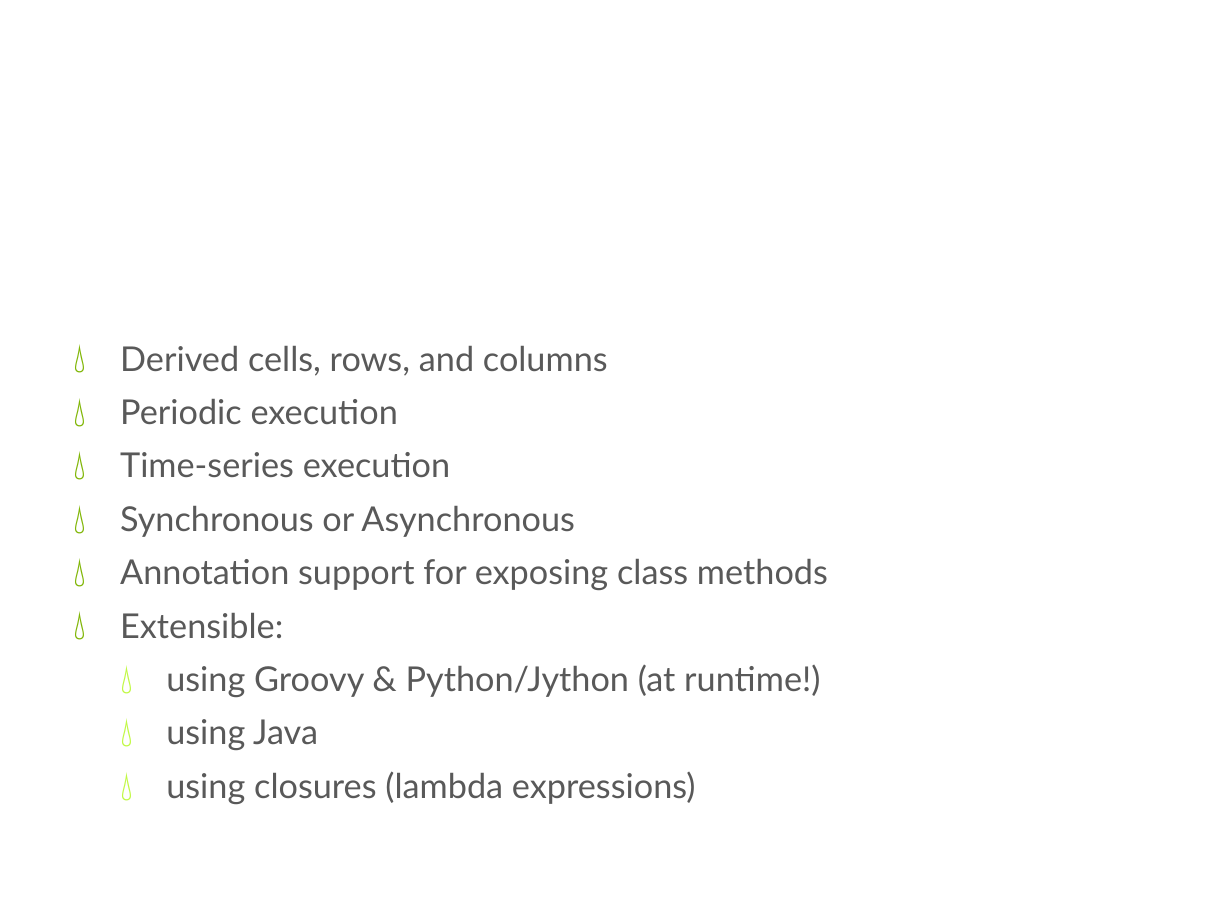
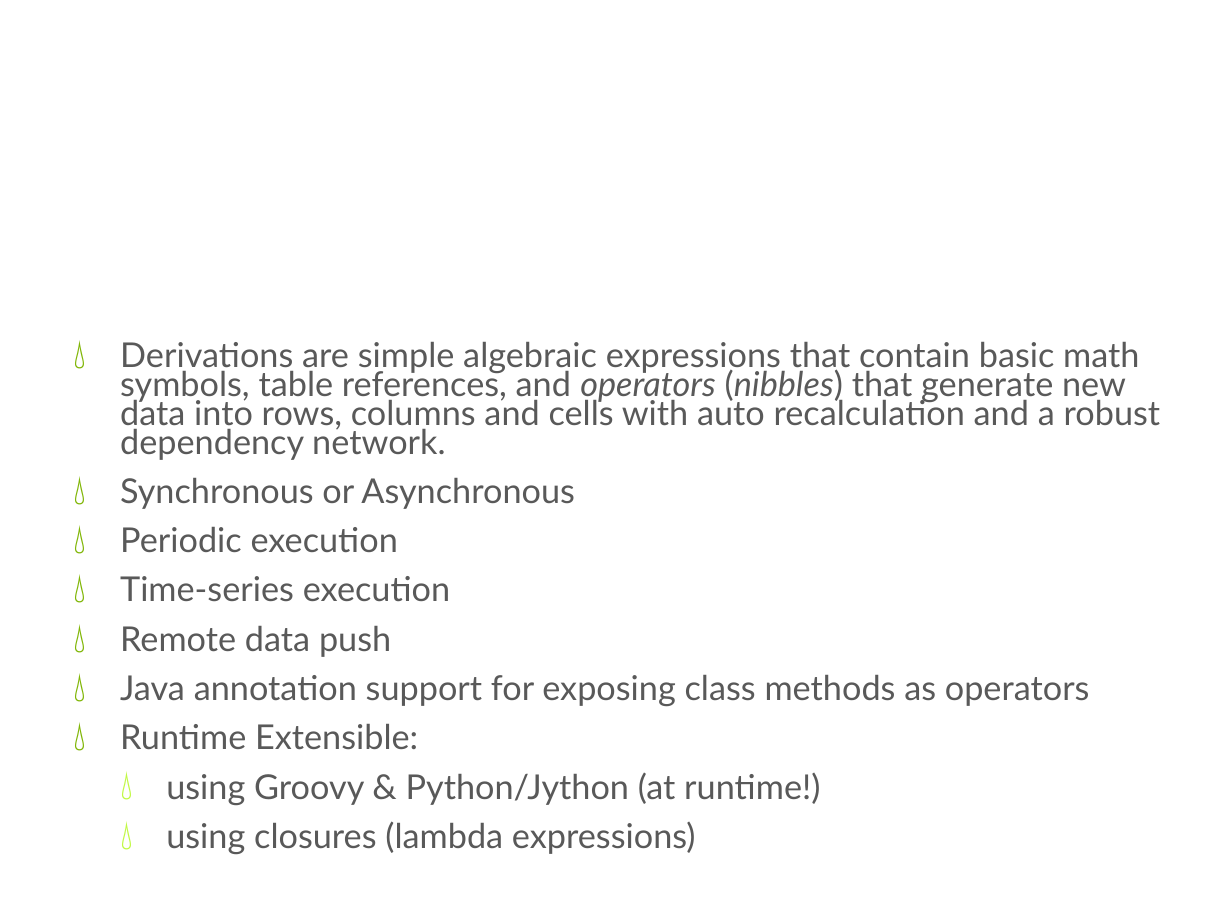
Before and after one commit to cdswindell/tms, a slide deck: slide 4 of doc/TMS Overview.pptx (slide 6 before the commit). Drawn at 1232x924 pixels with LibreOffice and Linux fonts; fonts in the diff are those of the drawing; background and template pictures are left out. Boxes give left, top, right and bottom in pixels: in the first picture for what was removed or moved away, otherwise in the second. Text is boxed around its words. In the diff, an @@ line names an element or a change of style, - is before the commit and + after.

```diff
--- a/doc/TMS Overview.pptx
+++ b/doc/TMS Overview.pptx
@@ title at <box>120,342,293,374</box>: text changed @@
-Derivations (Nibbles)
+Derivations
@@ text at <box>120,342,1161,509</box>: text changed @@
-💧 Derived cells, rows, and columns
+💧 Derivations are simple algebraic expressions that contain basic math symbols, table references, and operators (nibbles) that generate new data into rows, columns and cells with auto recalculation and a robust dependency network.
+💧 Synchronous or Asynchronous
@@ text at <box>120,527,820,854</box>: line spacing 0.8 to 0.7 @@
@@ text at <box>120,626,1090,750</box>: text changed @@
-💧 Synchronous or Asynchronous
-💧 Annotation support for exposing class methods
-💧 Extensible:
+💧 Remote data push
+💧 Java annotation support for exposing class methods as operators
+💧 Runtime Extensible:
@@ text at <box>166,719,318,750</box>: paragraph removed @@
-  💧 using Java
```
Also in this commit, not shown: 5 other slides changed, 2 other files.
